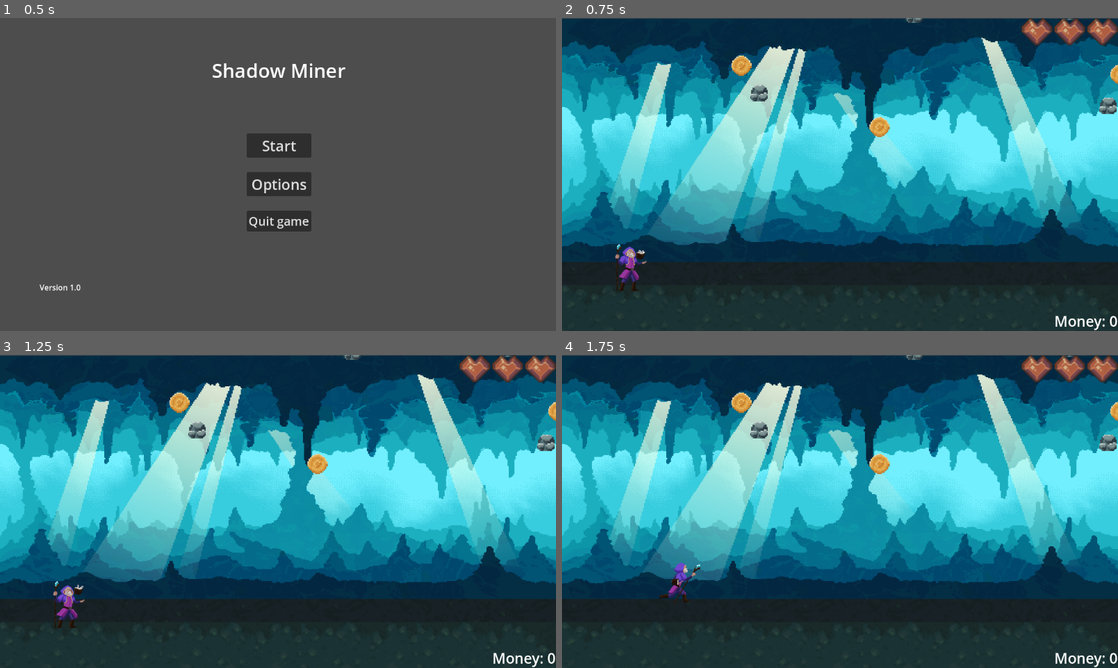
Above: before the commit, frames 1-4 (two rows, left to right).
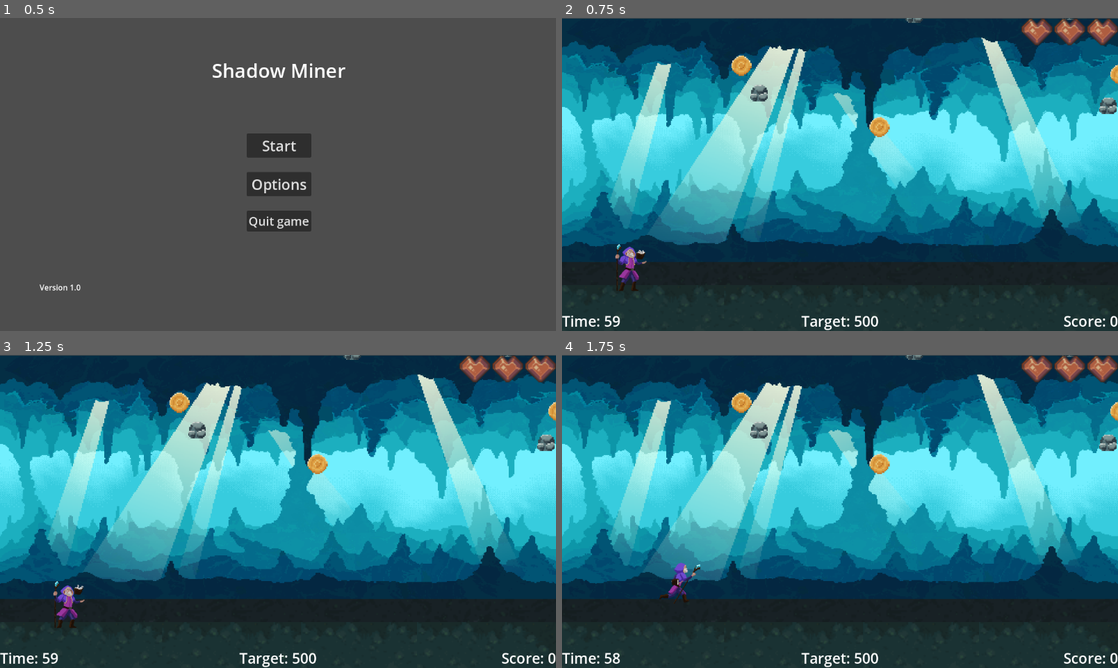
Above: after the commit, the same moments.

Repository: Aditya-1301/ShadowMiner
Game: Godot game, scene res://scenes/main_menu.tscn
The game is run twice, just before and just after one commit, with the same random seed, the same clock (stepped at 60 frames per second) and the same inputs.
Inputs (mouse positions are in pixels of both pictures, inside the frame that each line leads up to):
- Up to frame 1 (0.5 s): no input
- Up to frame 2 (0.75 s): click "Start" at 0.5 s
- Up to frame 3 (1.25 s): no input
- Up to frame 4 (1.75 s): tap Enter (aim_set) at 1.25, 1.35 s; move the mouse to (962, 495) at 1.27 s; hold Right (ui_right) from 1.28 s (still down); tap Space (jump) at 1.52 s

Frame 1 is identical in both runs. In frame 2, 0.6% of the frame differs, in the area x 0-100%, y 95-100%; in frame 3, 0.6%; in frame 4, 0.6%.

Commit message:
Sync Push

Diff:
--- a/scenes/player.tscn
+++ b/scenes/player.tscn
@@ -590,7 +590,6 @@
 sprite_frames = SubResource("SpriteFrames_24qxx")
 animation = &"hit"
 autoplay = "idle"
-frame_progress = 0.808071
 
 [node name="Attraction Zone" type="Area2D" parent="."]
 collision_layer = 0
--- a/scenes/world.tscn
+++ b/scenes/world.tscn
@@ -7478,6 +7478,12 @@
 [sub_resource type="SystemFont" id="SystemFont_psudl"]
 font_names = PackedStringArray("Old English Text MT")
 
+[sub_resource type="SystemFont" id="SystemFont_76mh4"]
+font_names = PackedStringArray("Old English Text MT")
+
+[sub_resource type="SystemFont" id="SystemFont_qamj7"]
+font_names = PackedStringArray("Old English Text MT")
+
 [sub_resource type="SystemFont" id="SystemFont_v0iwj"]
 font_names = PackedStringArray("Old English Text MT")
 
@@ -7660,7 +7666,7 @@
 offset_bottom = 23.0
 grow_horizontal = 0
 
-[node name="Label" type="Label" parent="CanvasLayer"]
+[node name="ScoreLabel" type="Label" parent="CanvasLayer"]
 anchors_preset = 3
 anchor_left = 1.0
 anchor_top = 1.0
@@ -7675,16 +7681,41 @@
 theme_override_fonts/font = SubResource("SystemFont_psudl")
 theme_override_font_sizes/font_size = 30
 
-[node name="GameOver1" type="CanvasLayer" parent="."]
+[node name="TargetToReachLabel" type="Label" parent="CanvasLayer"]
+anchors_preset = 7
+anchor_left = 0.5
+anchor_top = 1.0
+anchor_right = 0.5
+anchor_bottom = 1.0
+offset_left = -20.0
+offset_top = -23.0
+offset_right = 20.0
+grow_horizontal = 2
+grow_vertical = 0
+theme_override_fonts/font = SubResource("SystemFont_76mh4")
+theme_override_font_sizes/font_size = 30
+text = "Target: "
+
+[node name="TimeLeftLabel" type="Label" parent="CanvasLayer"]
+anchors_preset = 2
+anchor_top = 1.0
+anchor_bottom = 1.0
+offset_top = -23.0
+offset_right = 40.0
+grow_vertical = 0
+theme_override_fonts/font = SubResource("SystemFont_qamj7")
+theme_override_font_sizes/font_size = 30
+
+[node name="GameOver" type="CanvasLayer" parent="."]
 unique_name_in_owner = true
 visible = false
 
-[node name="ColorRect" type="ColorRect" parent="GameOver1"]
+[node name="ColorRect" type="ColorRect" parent="GameOver"]
 offset_right = 1159.0
 offset_bottom = 651.0
 color = Color(0.66, 0, 0, 0.239216)
 
-[node name="MenuItems" type="VBoxContainer" parent="GameOver1/ColorRect"]
+[node name="MenuItems" type="VBoxContainer" parent="GameOver/ColorRect"]
 layout_mode = 2
 offset_left = 522.5
 offset_top = 282.5
@@ -7695,7 +7726,7 @@
 size_flags_vertical = 6
 theme_override_constants/separation = 30
 
-[node name="ReplayButton" type="Button" parent="GameOver1/ColorRect/MenuItems"]
+[node name="ReplayButton" type="Button" parent="GameOver/ColorRect/MenuItems"]
 layout_mode = 2
 theme_override_colors/font_outline_color = Color(0, 0, 0, 1)
 theme_override_constants/outline_size = 0
@@ -7704,14 +7735,14 @@
 text = "Replay
 "
 
-[node name="MainMenuButton" type="Button" parent="GameOver1/ColorRect/MenuItems"]
+[node name="MainMenuButton" type="Button" parent="GameOver/ColorRect/MenuItems"]
 layout_mode = 2
 theme_override_constants/outline_size = 0
 theme_override_fonts/font = SubResource("SystemFont_1h7gi")
 theme_override_font_sizes/font_size = 36
 text = "Main Menu"
 
-[node name="Label" type="Label" parent="GameOver1/ColorRect"]
+[node name="Label" type="Label" parent="GameOver/ColorRect"]
 layout_mode = 1
 anchors_preset = 5
 anchor_left = 0.5
@@ -7724,5 +7755,8 @@
 theme_override_font_sizes/font_size = 150
 text = "You Died!"
 
-[connection signal="pressed" from="GameOver1/ColorRect/MenuItems/ReplayButton" to="." method="_on_replay_button_pressed"]
-[connection signal="pressed" from="GameOver1/ColorRect/MenuItems/MainMenuButton" to="." method="_on_main_menu_button_pressed"]
+[node name="GameTimer" type="Timer" parent="."]
+wait_time = 60.0
+
+[connection signal="pressed" from="GameOver/ColorRect/MenuItems/ReplayButton" to="." method="_on_replay_button_pressed"]
+[connection signal="pressed" from="GameOver/ColorRect/MenuItems/MainMenuButton" to="." method="_on_main_menu_button_pressed"]
--- a/scripts/player.gd
+++ b/scripts/player.gd
@@ -12,7 +12,7 @@
 @onready var attraction_zone = $"Attraction Zone"
 @onready var items = $"../Items"
 @onready var az_sprite_2d = $AttractionZoneSprite
-@onready var game_over_1 = %GameOver1
+@onready var game_over = %GameOver
 
 
 @onready var gravity_debuff_timer = $"../gravity_debuff_timer"
@@ -92,7 +92,7 @@
 			# change scene to YOU DIED SCREEN
 			currentHealth = maxHealth
 			money_aquired = 0
-			game_over_1.visible = true
+			game_over.visible = true
 
 
 func set_money_increase(money):
--- a/scripts/world.gd
+++ b/scripts/world.gd
@@ -2,7 +2,12 @@
 
 @onready var hearts_container = $CanvasLayer/HeartsContainer
 @onready var player = $Player
-@onready var label = $CanvasLayer/Label
+@onready var score_label = $CanvasLayer/ScoreLabel
+@onready var target_to_reach_label = $CanvasLayer/TargetToReachLabel
+@onready var time_left_label = $CanvasLayer/TimeLeftLabel
+var target = 500
+var target_reached_count = 0
+@onready var game_timer = $GameTimer
 
 
 # Called when the node enters the scene tree for the first time.
@@ -11,14 +16,31 @@
 	$Music.play()
 	hearts_container.setMaxHearts(player.maxHealth)
 	hearts_container.updateHearts(player.currentHealth)
-	label.text = "Money: " + str(player.money_aquired)
+	score_label.text = "Score: " + str(player.money_aquired)
+	target_to_reach_label.text = "Target: " + str(target)
+	time_left_label.text = "Time Left: " + str(floor(game_timer.time_left))
+	game_timer.start()
 
 
 func _on_replay_button_pressed():
 	get_tree().change_scene_to_file("res://scenes/world.tscn")
 
+
 func _on_main_menu_button_pressed():
 	get_tree().change_scene_to_file("res://scenes/main_menu.tscn")
 
+
+func update_labels():
+	score_label.text = "Score: " + str(player.money_aquired)
+	if player.money_aquired >= target and game_timer.time_left > 0:
+		target_reached_count += 1
+		target += 500 * target_reached_count
+		game_timer.wait_time += 15 * target_reached_count
+		game_timer.start()
+	target_to_reach_label.text = "Target: " + str(target)
+	if game_timer.time_left > 0:
+		time_left_label.text = "Time: " + str(floor(game_timer.time_left))
+
+
 func _process(_delta):
-	label.text = "Money: " + str(player.money_aquired)
+	update_labels()
Not shown: 1 places in scenes/world.tscn that only renumber resources
